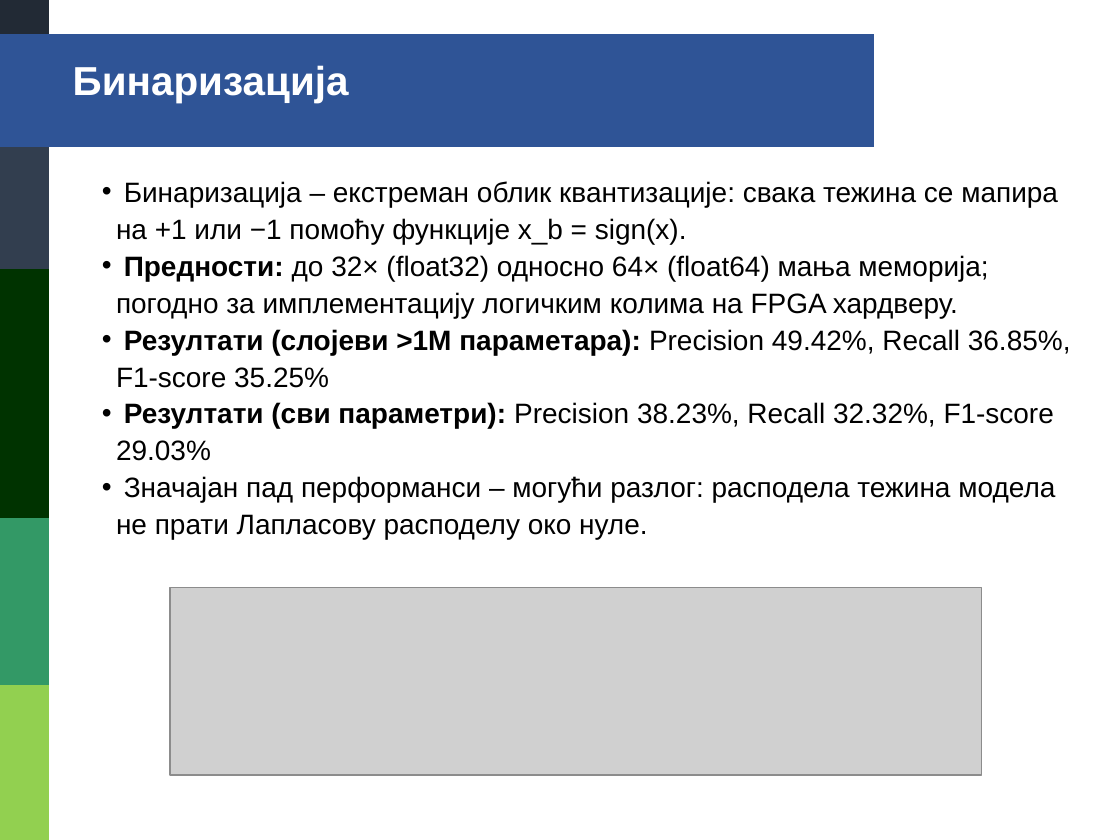
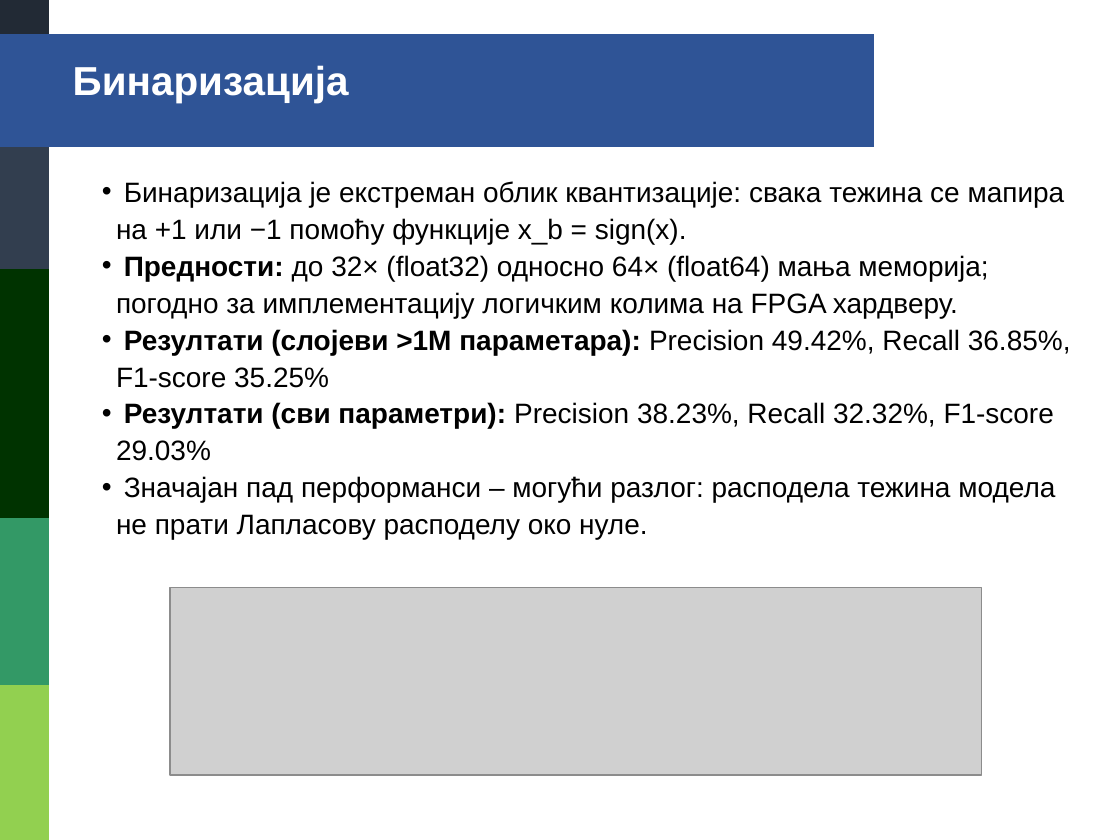
Before and after one commit to danilo-milosevic/ml-audio, a slide deck: slide 74 of drugi_deo/prezentacija/DaniloMilosevic1732.pptx. Drawn at 1120x840 pixels with LibreOffice and Linux fonts; fonts in the diff are those of the drawing; grey boxes stand for pictures. Boxes give left, top, right and bottom in pixels: in the first picture for what was removed or moved away, otherwise in the second. Text is boxed around its words. In the diff, an @@ line names an element or a change of style, - is before the commit and + after.

```diff
--- a/drugi_deo/prezentacija/DaniloMilosevic1732.pptx
+++ b/drugi_deo/prezentacija/DaniloMilosevic1732.pptx
@@ text at (116,181,1065,244): text changed @@
-• Бинаризација – екстреман облик квантизације: свака тежина се мапира на +1 или −1 помоћу функције x_b = sign(x).
+• Бинаризација је екстреман облик квантизације: свака тежина се мапира на +1 или −1 помоћу функције x_b = sign(x).
```
Also in this commit, not shown: 2 other slides changed.
